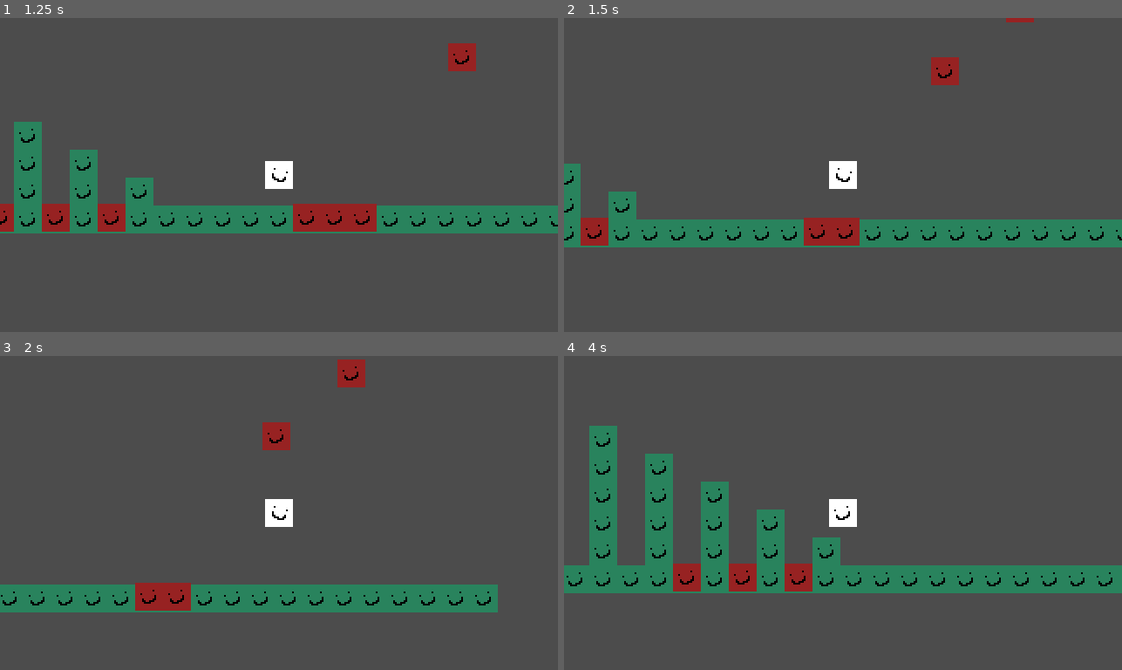
Above: before the commit, frames 1-4 (two rows, left to right).
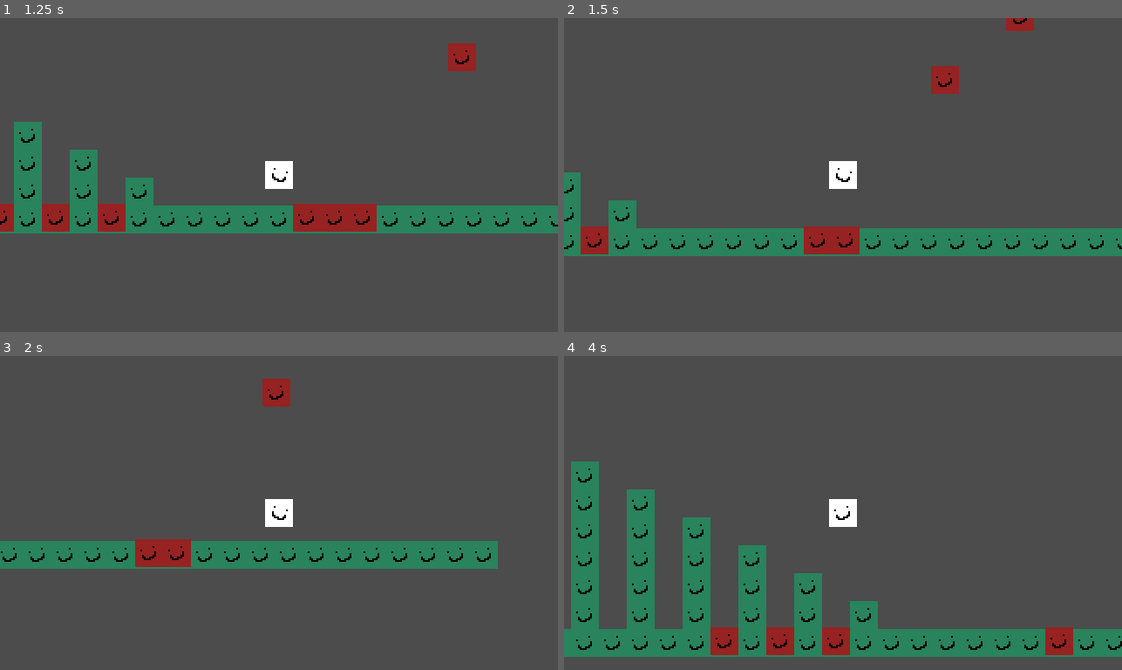
Above: after the commit, the same moments.

Repository: diego-escalante/GO2022-Stomper
Game: Godot game, scene res://Main.tscn
The game is run twice, just before and just after one commit, with the same random seed, the same clock (stepped at 60 frames per second) and the same inputs. The engine's default icon, where the game draws it, is replaced by a stand-in: a white triangle on a blue panel in a dark square.
Inputs:
- Up to frame 1 (1.25 s): tap Enter at 0.5 s; hold D (run_right) from 0.53 s (still down); tap Space (jump) at 0.6, 0.77, 1.07 s
- Up to frame 2 (1.5 s): keep holding D (run_right); tap Shift (dash) at 1.35 s
- Up to frame 3 (2 s): keep holding D (run_right); tap Space (jump) at 1.52, 1.55, 1.82 s
- Up to frame 4 (4 s): release D (run_right) at 2.03 s; hold A (run_left) from 2.03 s (still down); tap S (drop) at 2.1 s; tap Space (jump) at 2.3, 2.85, 3.02, 3.32, 3.77, 3.8 s; tap Shift (dash) at 3.6 s

Frame 1 is identical in both runs. In frame 2, 7.1% of the frame differs, in the area x 0-100%, y 0-76%; in frame 3, 17%; in frame 4, 28%, in the area x 0-100%, y 22-96%.

Commit message:
Fix bug with inconsistent stomp bounces

Diff:
--- a/Player/StateMachine/States/Air.gd
+++ b/Player/StateMachine/States/Air.gd
@@ -44,6 +44,7 @@
 		if stomped_object is Enemy:
 			stomped_object.die()
 			player.global_position += player.stomp_checker.stomp_delta_position
+			player.jumps_left = player.jumps_total
 			state_machine.transition_to("Air", {"is_jumping": true})
 			return
 
--- a/Player/StateMachine/States/Dash.gd
+++ b/Player/StateMachine/States/Dash.gd
@@ -22,6 +22,7 @@
 		if stomped_object is Enemy:
 			stomped_object.die()
 			player.global_position += player.stomp_checker.stomp_delta_position
+			player.jumps_left = player.jumps_total
 			state_machine.transition_to("Air", {"is_jumping": true})
 			return
 
--- a/Player/StateMachine/States/Ground.gd
+++ b/Player/StateMachine/States/Ground.gd
@@ -31,6 +31,7 @@
 		if stomped_object is Enemy:
 			stomped_object.die()
 			player.global_position += player.stomp_checker.stomp_delta_position
+			player.jumps_left = player.jumps_total
 			state_machine.transition_to("Air", {"is_jumping": true})
 			return
 
